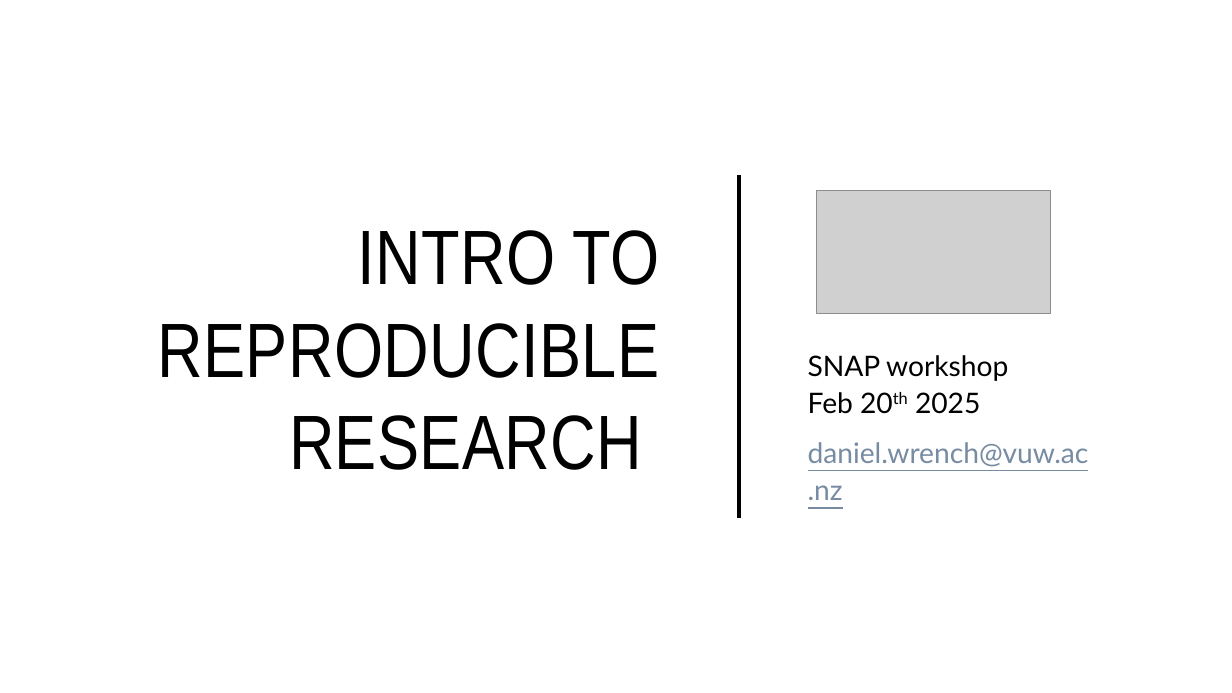
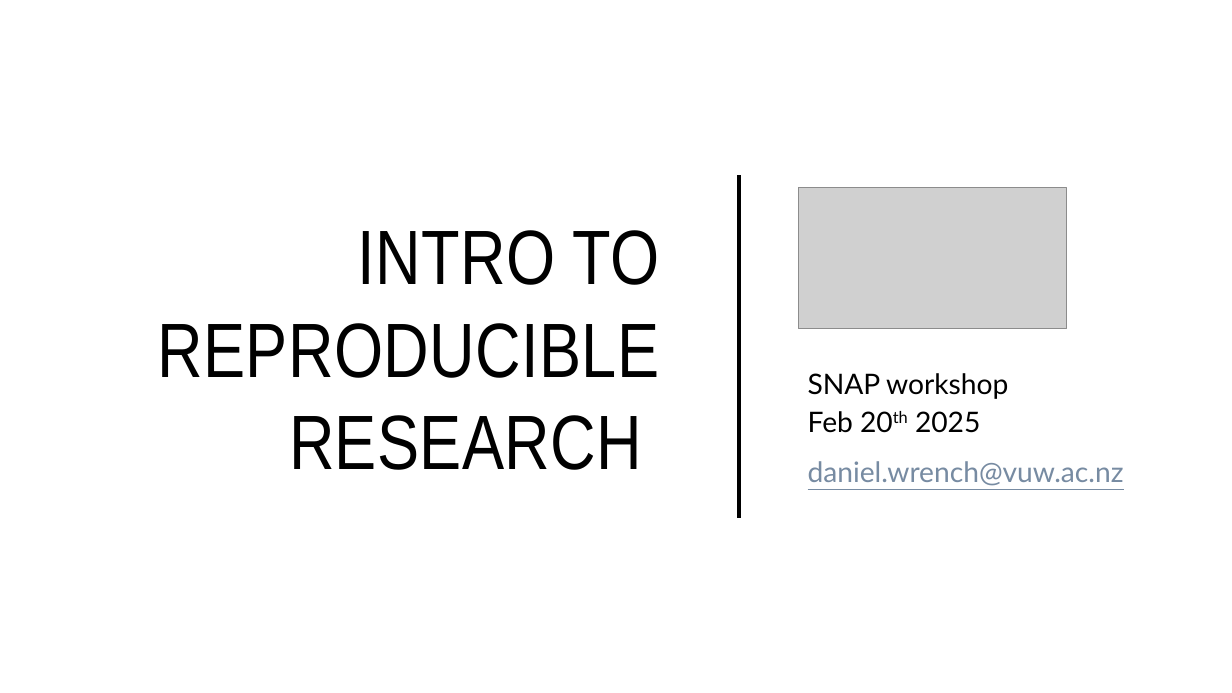
Before and after one commit to daniel-wrench/snap-research-template, a slide deck: slide 1 of doc/workshop_slides.pptx. Drawn at 1232x693 pixels with LibreOffice and Linux fonts; fonts in the diff are those of the drawing; grey boxes stand for pictures. Boxes give left, top, right and bottom in pixels: in the first picture for what was removed or moved away, otherwise in the second. Text is boxed around its words. In the diff, an @@ line names an element or a change of style, - is before the commit and + after.

Commit message:
removing workshop markdown, now all in powerpoint

```diff
--- a/doc/workshop_slides.pptx
+++ b/doc/workshop_slides.pptx
@@ picture: place and size @@
-picture at <box>816,190,1051,313</box>
+picture at <box>799,188,1067,329</box>
@@ subtitle "SNAP workshop Feb 20th 2025" rewrapped from <box>808,355,1089,500</box> to <box>808,373,1124,486</box> @@
```
Also in this commit, not shown: 7 other slides changed, 1 other file.
